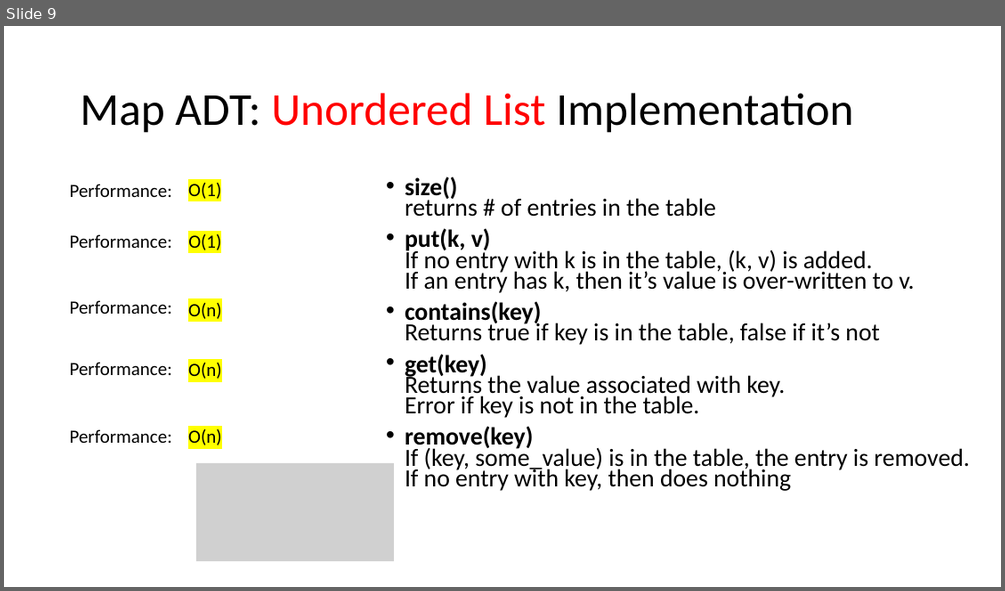
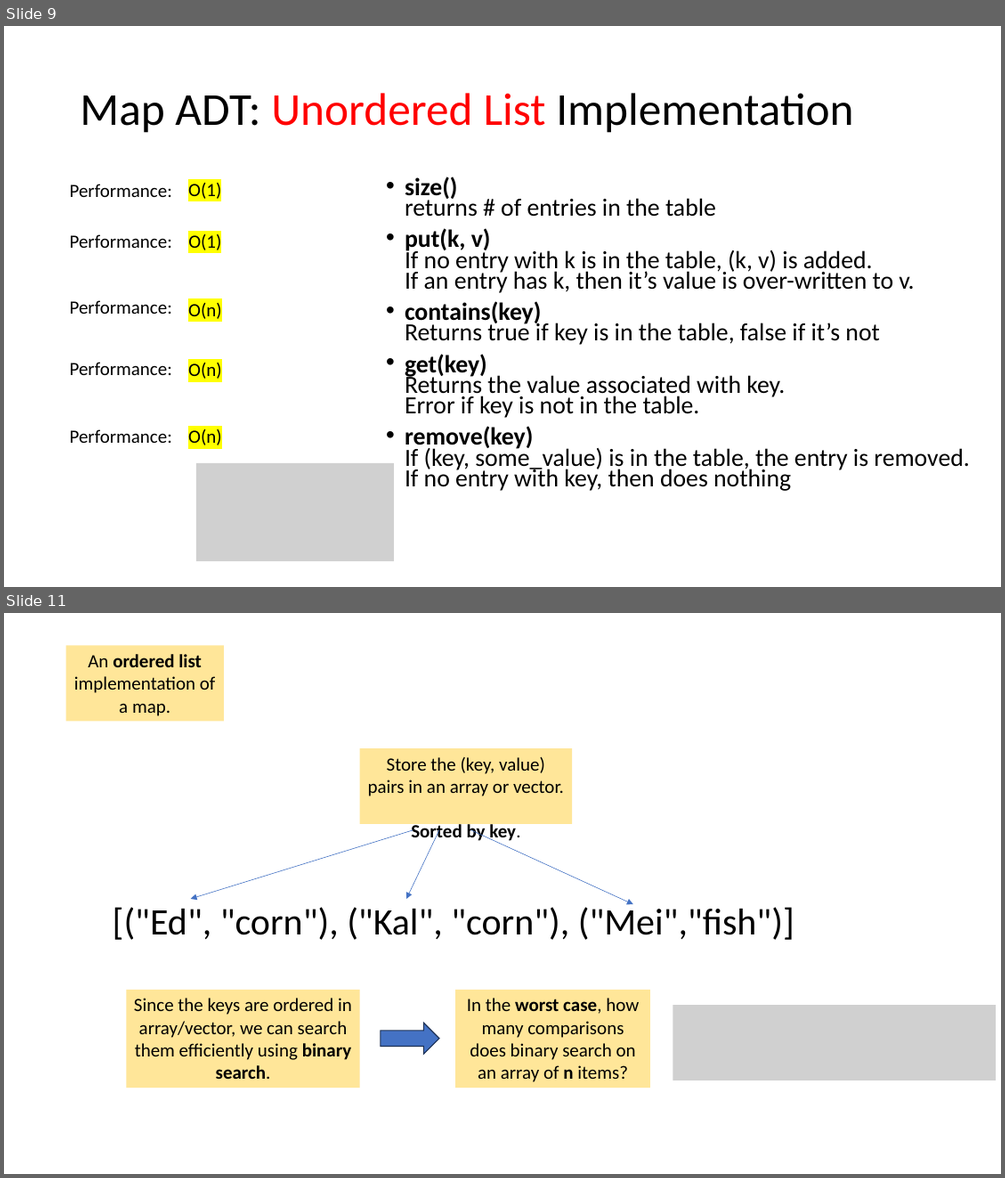
Before and after one commit to tjd1234/cmpt225fall2023, a slide deck: lecture_notes/week8/week8_maps_and_hashing.pptx. Shown one above the other, each under a label of ours: slide 9 before the commit, slides 9 and 11 after it; the slides between them are not shown. The pictures are 1005x591 and 1005x1178 pixels, drawn with LibreOffice and Linux fonts; fonts in the diff are those of the drawing; grey boxes stand for pictures. Boxes give left, top, right and bottom in pixels: in the first picture for what was removed or moved away, otherwise in the second. Text is boxed around its words. In the diff, an @@ line names an element or a change of style, - is before the commit and + after.

```diff
--- a/lecture_notes/week8/week8_maps_and_hashing.pptx
+++ b/lecture_notes/week8/week8_maps_and_hashing.pptx
@@ slide 11 added at bbox=[4, 613, 1001, 1174], background #FFFFFF @@
@@ rectangle added at bbox=[66, 645, 224, 721], fill #FFE699, 18 pt, text #000000 @@
+An ordered list implementation of a map.
@@ rectangle added at bbox=[360, 748, 573, 824], fill #FFE699, 18 pt, text #000000 @@
+Store the (key, value) pairs in an array or vector.
+Sorted by key.
@@ arrow added from (413, 830) to (191, 899), #4472C4 0.5 pt @@
@@ arrow added from (439, 830) to (406, 899), #4472C4 0.5 pt @@
@@ arrow added from (470, 830) to (633, 904), #4472C4 0.5 pt @@
@@ text added at bbox=[113, 903, 794, 940], 36 pt, text #000000 @@
+[("Ed", "corn"), ("Kal", "corn"), ("Mei","fish")]
@@ rectangle added at bbox=[127, 989, 360, 1087], fill #FFE699, 18 pt, text #000000 @@
+Since the keys are ordered in array/vector, we can search them efficiently using binary search.
@@ rectangle added at bbox=[455, 989, 651, 1087], fill #FFE699, 18 pt, text #000000 @@
+In the worst case, how many comparisons does binary search on an array of n items?
@@ picture added at bbox=[673, 1005, 996, 1080] @@
@@ right arrow added at bbox=[380, 1022, 439, 1054], fill #4472C4, outline #1E3256 1 pt @@
```
Also in this commit, not shown: 9 slides changed, 18 other slides added.
